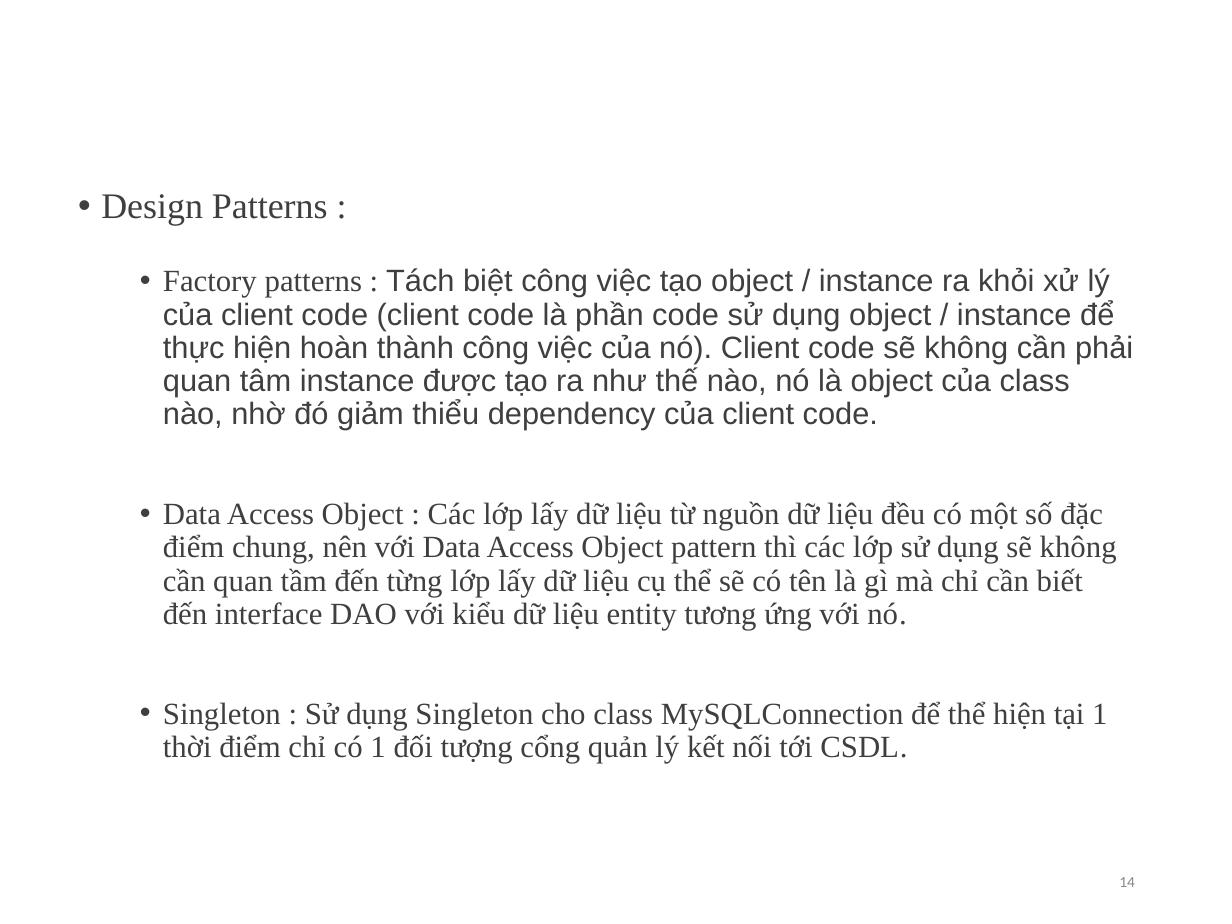
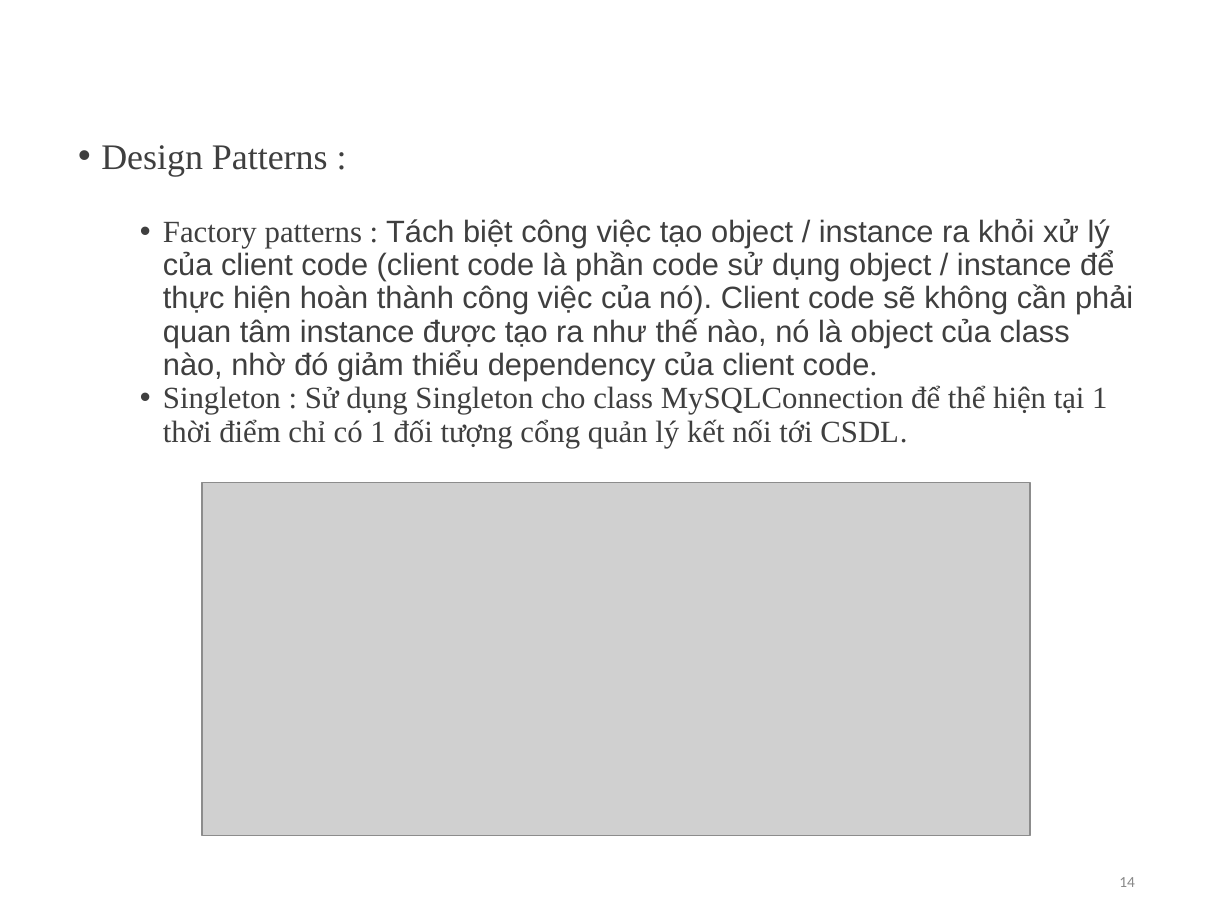
Before and after one commit to ltkvyvp/TKXDPM.KSTN.20211-08, a slide deck: slide 14 of FinalProject/Design/slide.pptx. Drawn at 1232x924 pixels with LibreOffice and Linux fonts; fonts in the diff are those of the drawing; grey boxes stand for pictures; background and template pictures are left out. Boxes give left, top, right and bottom in pixels: in the first picture for what was removed or moved away, otherwise in the second. Text is boxed around its words. In the diff, an @@ line names an element or a change of style, - is before the commit and + after.

```diff
--- a/FinalProject/Design/slide.pptx
+++ b/FinalProject/Design/slide.pptx
@@ text "Design Patterns :": place and size @@
-text "Design Patterns :" at box(101, 194, 1133, 763)
+text "Design Patterns :" at box(101, 145, 1133, 448)
@@ text at box(163, 218, 1133, 381): font Arial to Times New Roman in "code." @@
@@ text at box(163, 501, 1117, 630): paragraph removed @@
-  • Data Access Object : Các lớp lấy dữ liệu từ nguồn dữ liệu đều có một số đặc điểm chung, nên với Data Access Object pattern thì các lớp sử dụng sẽ không cần quan tầm đến từng lớp lấy dữ liệu cụ thể sẽ có tên là gì mà chỉ cần biết đến interface DAO với kiểu dữ liệu entity tương ứng với nó.
@@ picture added at box(202, 483, 1030, 835) @@
```
Also in this commit, not shown: 1 other slide changed, 1 slide added, 1 other file.
